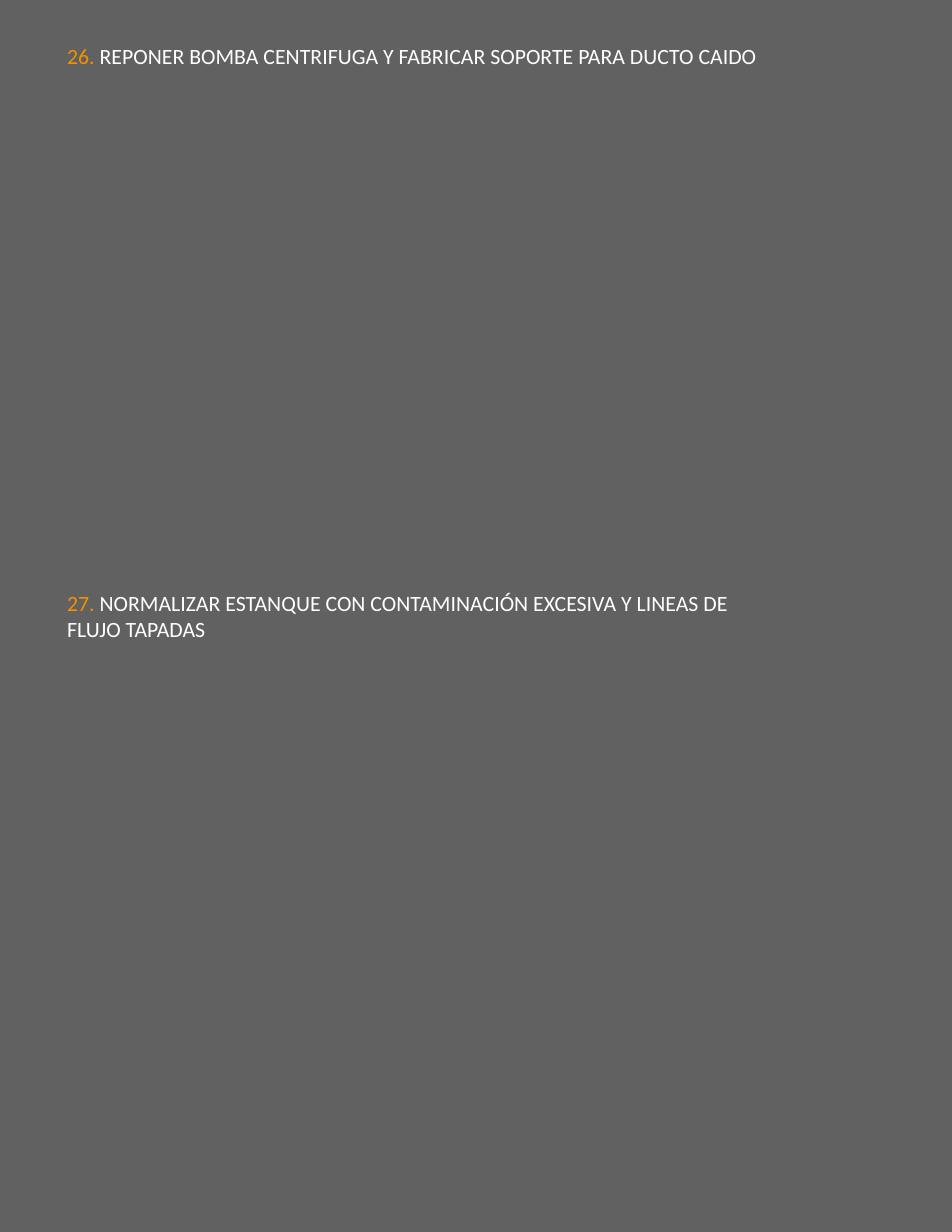
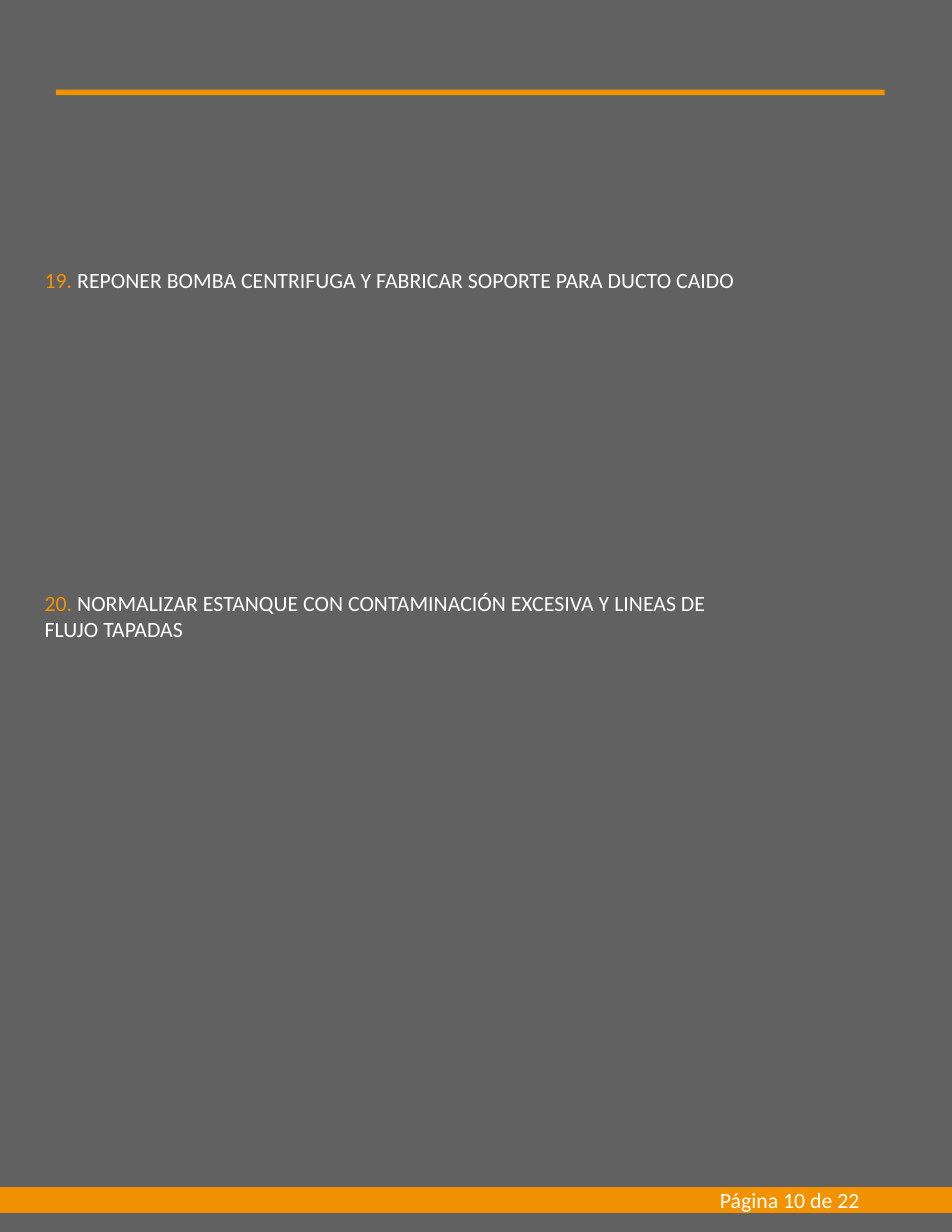
Before and after one commit to AlexanderMaverick/automated-report-excel-to-ppt, a slide deck: slide 10 of assets/archivo.pptx. Drawn at 952x1232 pixels with LibreOffice and Linux fonts; fonts in the diff are those of the drawing. Boxes give left, top, right and bottom in pixels: in the first picture for what was removed or moved away, otherwise in the second. Text is boxed around its words. In the diff, an @@ line names an element or a change of style, - is before the commit and + after.

```diff
--- a/assets/archivo.pptx
+++ b/assets/archivo.pptx
@@ rectangle added at box(56, 90, 885, 95), fill #F39200 @@
@@ text at box(45, 274, 734, 288): text changed @@
-26. REPONER BOMBA CENTRIFUGA Y FABRICAR SOPORTE PARA DUCTO CAIDO
+19. REPONER BOMBA CENTRIFUGA Y FABRICAR SOPORTE PARA DUCTO CAIDO
@@ text at box(45, 593, 705, 637): text changed @@
-27. NORMALIZAR ESTANQUE CON CONTAMINACIÓN EXCESIVA Y LINEAS DE FLUJO TAPADAS
+20. NORMALIZAR ESTANQUE CON CONTAMINACIÓN EXCESIVA Y LINEAS DE FLUJO TAPADAS
@@ rectangle added at box(0, 1187, 952, 1213), fill #F39200 @@
@@ text added at box(720, 1193, 859, 1214), 14 pt, text #FFFFFF @@
+Página 10 de 22
```
Also in this commit, not shown: 21 other slides changed, 2 other files.
